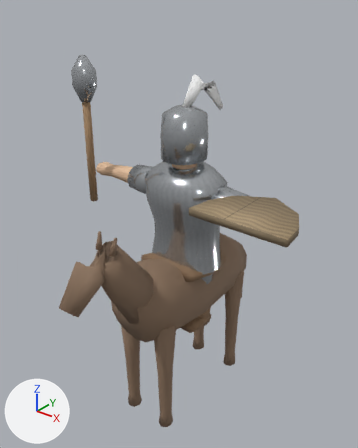
What one commit did to the Blender file assets/blender/armored_knight_rigged.blend.
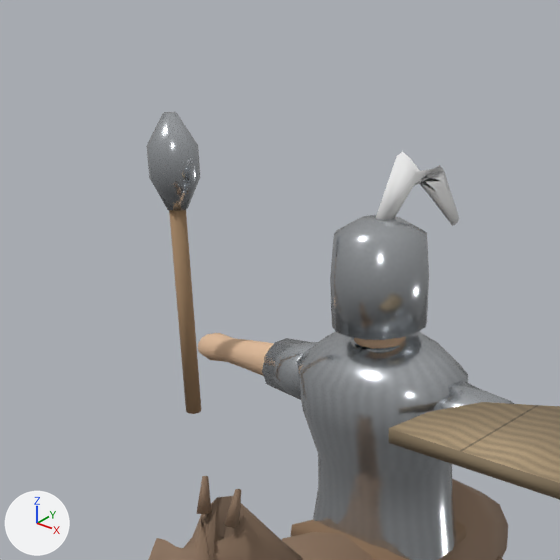
There are two pictures of each version: one whole from a 50 mm lens placed at (0.751, -0.96, 1.152), pointed at (0.009, -0.032, 0.576), one close up on the part from 0% to 76% of the width and 0% to 61% of the height. The lights are fixed; the arrows at lower left show +X, +Y and +Z. The last two pictures show the newer version.

In view in the first close-up: 'KnightMaceWeapon', 'MedievalArmoredKnight', 'Shield'.
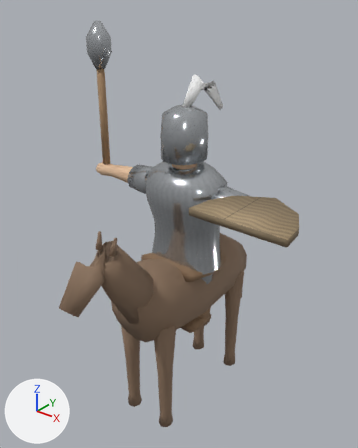
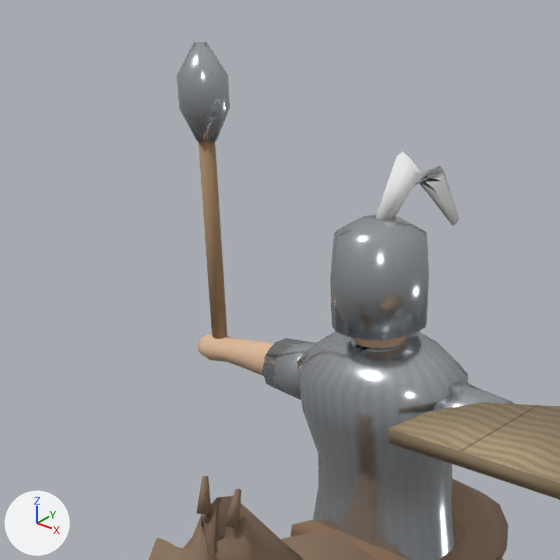
Changed parts and their boxes [x1, y1, x2, y2] in the close-ups (560 x 560 px):
'KnightMaceWeapon', moved: before [146, 112, 201, 414]; after [177, 42, 230, 339]

Patch to the scene script:
```diff
--- a/assets/blender/armored_knight_rigged.blend.py
+++ b/assets/blender/armored_knight_rigged.blend.py
@@ ob_knightmaceweapon @@
 ob_knightmaceweapon = bpy.data.objects.new('KnightMaceWeapon', me_knightmace_shaft)
-ob_knightmaceweapon.location = (-0.295, -0.056, 0.653)
+ob_knightmaceweapon.location = (-0.295, 0.004, 0.733)
 ob_knightmaceweapon.rotation_euler = (0.0, 0.0, 3.142)  # degrees (0, 0, 180)
```
